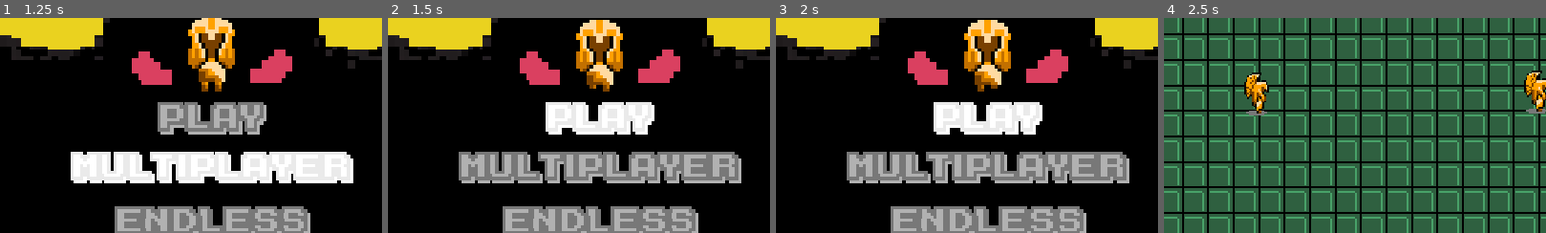
Above: before the commit, frames 1-4 (left to right).
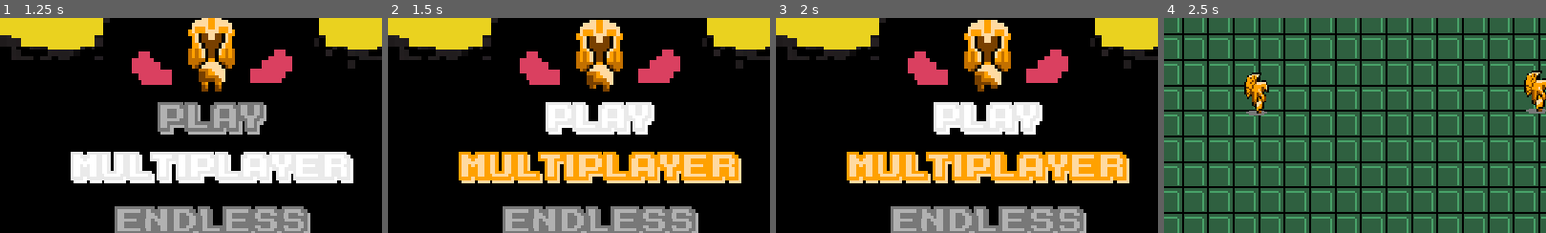
Above: after the commit, the same moments.

Repository: jonathanlin0/Theseus
Game: Godot game, scene res://Menu/Title_Screen.tscn
Same seed, same stepped clock (60 frames per second), same inputs: the game is played once before the commit and once after it. This scene is started directly instead of the project's main scene. Sound files missing from this copy of the repository are replaced by a short silence.
Inputs (mouse positions are % of the whole screen's width and height, from its top left):
- Up to frame 1 (1.25 s): click (49, 78) at 0.5 s
- Up to frame 2 (1.5 s): click (49, 67) at 1.25 s
- Up to frame 3 (2 s): no input
- Up to frame 4 (2.5 s): click (49, 67) at 2 s
The pictures show only the part of the screen within x 21-71%, y 43-93%; the shares and areas given below are measured in that part.

Frame 1 is identical in both runs. In frame 2, 9.8% of the frame differs, in the area x 18-93%, y 62-77%; in frame 3, 9.8%; in frame 4, nothing differs.

Commit message:
menu button polish and lvl 2 redesign

Diff:
--- a/Theseus/Enemies/Snake/Snake_Dmg.tscn
+++ b/Theseus/Enemies/Snake/Snake_Dmg.tscn
@@ -15,20 +15,25 @@
 shader_param/flash_color = Color( 1, 1, 1, 1 )
 shader_param/flash_modifier = 0.0
 
-[sub_resource type="AtlasTexture" id=10]
+[sub_resource type="AtlasTexture" id=17]
 flags = 8
-atlas = ExtResource( 3 )
+atlas = ExtResource( 1 )
+region = Rect2( 0, 0, 96, 96 )
+
+[sub_resource type="AtlasTexture" id=18]
+flags = 8
+atlas = ExtResource( 1 )
+region = Rect2( 96, 0, 96, 96 )
+
+[sub_resource type="AtlasTexture" id=19]
+flags = 8
+atlas = ExtResource( 1 )
+region = Rect2( 192, 0, 96, 96 )
+
+[sub_resource type="AtlasTexture" id=20]
+flags = 8
+atlas = ExtResource( 1 )
 region = Rect2( 288, 0, 96, 96 )
-
-[sub_resource type="AtlasTexture" id=11]
-flags = 8
-atlas = ExtResource( 3 )
-region = Rect2( 384, 0, 96, 96 )
-
-[sub_resource type="AtlasTexture" id=12]
-flags = 8
-atlas = ExtResource( 3 )
-region = Rect2( 480, 0, 96, 96 )
 
 [sub_resource type="AtlasTexture" id=21]
 flags = 8
@@ -75,6 +80,21 @@
 atlas = ExtResource( 4 )
 region = Rect2( 768, 0, 96, 96 )
 
+[sub_resource type="AtlasTexture" id=10]
+flags = 8
+atlas = ExtResource( 3 )
+region = Rect2( 288, 0, 96, 96 )
+
+[sub_resource type="AtlasTexture" id=11]
+flags = 8
+atlas = ExtResource( 3 )
+region = Rect2( 384, 0, 96, 96 )
+
+[sub_resource type="AtlasTexture" id=12]
+flags = 8
+atlas = ExtResource( 3 )
+region = Rect2( 480, 0, 96, 96 )
+
 [sub_resource type="AtlasTexture" id=34]
 flags = 8
 atlas = ExtResource( 3 )
@@ -90,47 +110,27 @@
 atlas = ExtResource( 3 )
 region = Rect2( 192, 0, 96, 96 )
 
-[sub_resource type="AtlasTexture" id=17]
-flags = 8
-atlas = ExtResource( 1 )
-region = Rect2( 0, 0, 96, 96 )
-
-[sub_resource type="AtlasTexture" id=18]
-flags = 8
-atlas = ExtResource( 1 )
-region = Rect2( 96, 0, 96, 96 )
-
-[sub_resource type="AtlasTexture" id=19]
-flags = 8
-atlas = ExtResource( 1 )
-region = Rect2( 192, 0, 96, 96 )
-
-[sub_resource type="AtlasTexture" id=20]
-flags = 8
-atlas = ExtResource( 1 )
-region = Rect2( 288, 0, 96, 96 )
-
 [sub_resource type="SpriteFrames" id=30]
 animations = [ {
-"frames": [ SubResource( 10 ), SubResource( 11 ), SubResource( 12 ) ],
+"frames": [ SubResource( 17 ), SubResource( 18 ), SubResource( 19 ), SubResource( 20 ) ],
 "loop": true,
-"name": "attack",
-"speed": 10.0
+"name": "idle",
+"speed": 7.0
 }, {
 "frames": [ SubResource( 21 ), SubResource( 22 ), SubResource( 23 ), SubResource( 24 ), SubResource( 25 ), SubResource( 26 ), SubResource( 27 ), SubResource( 28 ), SubResource( 29 ) ],
 "loop": true,
 "name": "death",
 "speed": 10.0
 }, {
+"frames": [ SubResource( 10 ), SubResource( 11 ), SubResource( 12 ) ],
+"loop": true,
+"name": "attack",
+"speed": 10.0
+}, {
 "frames": [ SubResource( 34 ), SubResource( 35 ), SubResource( 36 ) ],
 "loop": true,
 "name": "charge_up",
 "speed": 10.0
-}, {
-"frames": [ SubResource( 17 ), SubResource( 18 ), SubResource( 19 ), SubResource( 20 ) ],
-"loop": true,
-"name": "idle",
-"speed": 7.0
 } ]
 
 [sub_resource type="RectangleShape2D" id=31]
--- a/Theseus/Menu/Title_Screen.gd
+++ b/Theseus/Menu/Title_Screen.gd
@@ -2,7 +2,10 @@
 
 var cursor = load("res://Misc/Sprites/cursor.png")
 
+var selection = false
+
 func _ready():
+	selection = false
 	$Music.play()
 	Input.set_custom_mouse_cursor(cursor)
 	master_data.previous_scene = "title"
@@ -16,16 +19,17 @@
 
 
 func _on_Play_pressed():
-	$Play/play.play()
-	$Play/Timer.start()
+	if !selection:
+		var value = load("res://Menu/Sprites/menu_play_click.png")
+		$Play/play.play()
+		$Play/Timer.start()
+		$Play.set_normal_texture(value)
+		selection = true
+
 
 
 func _on_Controls_pressed():
 	get_tree().change_scene("res://Misc/single_controls.tscn")
-
-
-func _on_TextureButton_pressed():
-	pass # Replace with function body.
 
 
 func _on_Exit_pressed():
@@ -41,8 +45,12 @@
 
 
 func _on_Multiplayer_pressed():
-	$Multiplayer/multiplayer.play()
-	$Multiplayer/multiTimer.start()
+	if !selection:
+		var value = load("res://Menu/Sprites/menu_multiplayer_click.png")
+		$Multiplayer.set_normal_texture(value)
+		$Multiplayer/multiplayer.play()
+		$Multiplayer/multiTimer.start()
+		selection = true
 
 
 func _on_Timer_timeout():
@@ -75,8 +83,12 @@
 
 
 func _on_Endless_pressed():
-	$Endless/endless.play()
-	$Endless/endlessTimer.start()
+	if !selection:
+		var value = load("res://Menu/Sprites/menu_endless_click.png")
+		$Endless/endless.play()
+		$Endless/endlessTimer.start()
+		$Endless.set_normal_texture(value)
+		selection = true
 
 
 func _on_endless_finished():
--- a/Theseus/Misc/Pause.gd
+++ b/Theseus/Misc/Pause.gd
@@ -2,6 +2,10 @@
 
 
 var showing_controls = false
+
+func _ready():
+	$MusicSlider.value = db2linear(AudioServer.get_bus_volume_db(AudioServer.get_bus_index("Music")))
+	$SFXSlider.value = db2linear(AudioServer.get_bus_volume_db(AudioServer.get_bus_index("SFX")))
 
 
 func _input(event):
--- a/Theseus/default_bus_layout.tres
+++ b/Theseus/default_bus_layout.tres
@@ -5,11 +5,11 @@
 bus/1/solo = false
 bus/1/mute = false
 bus/1/bypass_fx = false
-bus/1/volume_db = 0.0
+bus/1/volume_db = -1.41926
 bus/1/send = "Master"
 bus/2/name = "SFX"
 bus/2/solo = false
 bus/2/mute = false
 bus/2/bypass_fx = false
-bus/2/volume_db = 0.0
+bus/2/volume_db = -7.27252
 bus/2/send = "Master"
Not shown, changed: Theseus/Levels/Level2.tscn
Binary file added: Theseus/Menu/Sprites/menu_endless_click.png
Not shown, added: Theseus/Menu/Sprites/menu_endless_click.png.import
Binary file added: Theseus/Menu/Sprites/menu_multiplayer_click.png
Not shown, added: Theseus/Menu/Sprites/menu_multiplayer_click.png.import
Binary file added: Theseus/Menu/Sprites/menu_play_click.png
Not shown, added: Theseus/Menu/Sprites/menu_play_click.png.import
Binary file added: Theseus/Menu/Sprites/menu_play_press.png
Not shown, added: Theseus/Menu/Sprites/menu_play_press.png.import
Not shown, changed: Theseus/.DS_Store
Not shown, changed: Theseus/Menu/.DS_Store
Not shown, changed: Theseus/Misc/.DS_Store
